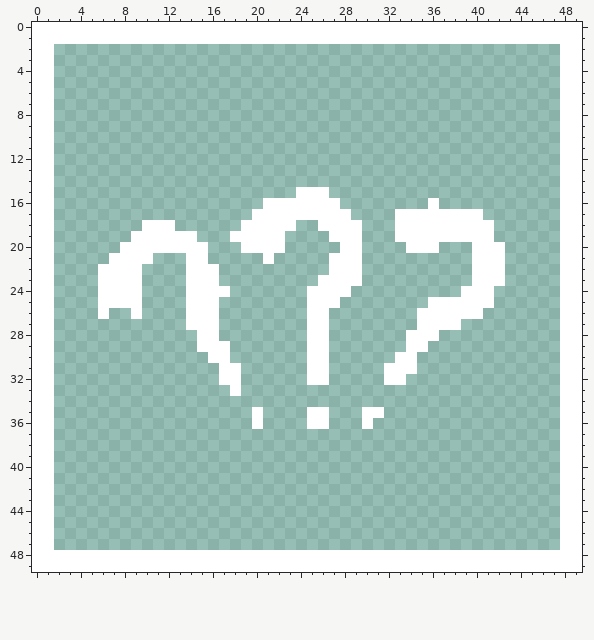
Two states of a pixel-art file, deltaworld/assets/textures/achievement_not_bug_feature.aseprite. Above: the version before the commit.
50x50 pixels, 1 frame.
Now the later version:
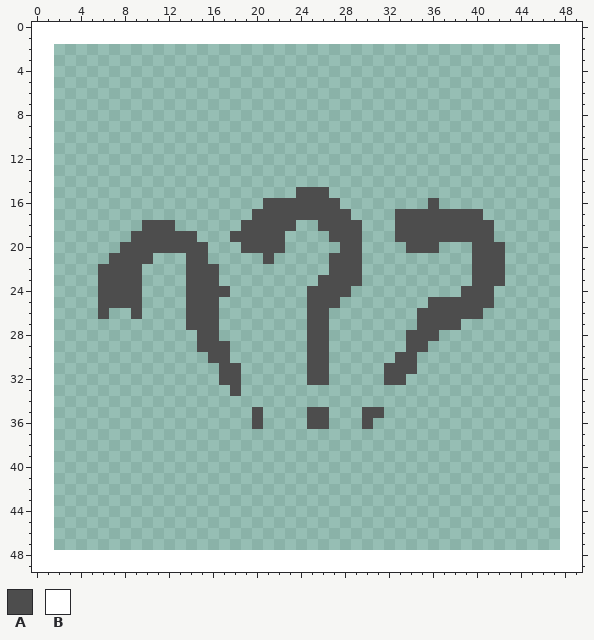
Palette (. is transparent): A #4d4d4d  B #ffffff
The author wrote: Improved achievement menu alignment, darkened achievement textures when locked
Edits made:
Colour B gives way to colour A in row 15 at x 24 to 26; in row 16 at x 21 to 27 and 36; in row 17 at x 20 to 28 and 33 to 40; in row 18 at x 10 to 12, 19 to 23, 26 to 29 and 33 to 41; in row 19 at x 9 to 14, 18 to 22, 27 to 29 and 33 to 41; in row 20 at x 8 to 15, 19 to 22, 28 to 29, 34 to 36 and 40 to 42.
Colour B gives way to colour A in row 21 at x 7 to 10, 14 to 15, 21, 27 to 29 and 40 to 42; in row 22 at x 6 to 9, 14 to 16, 27 to 29 and 40 to 42; in row 23 at x 6 to 9, 14 to 16, 26 to 29 and 40 to 42; in row 24 at x 6 to 9, 14 to 17, 25 to 28 and 39 to 41; in row 25 at x 6 to 9, 14 to 16, 25 to 27 and 36 to 41; in row 26 at x 6, 9, 14 to 16, 25 to 26 and 35 to 40.
Colour B gives way to colour A in row 27 at x 14 to 16, 25 to 26 and 35 to 38; in row 28 at x 15 to 16, 25 to 26 and 34 to 36; in row 29 at x 15 to 17, 25 to 26 and 34 to 35; in row 30 at x 16 to 17, 25 to 26 and 33 to 34; in row 31 at x 17 to 18, 25 to 26 and 32 to 34; in row 32 at x 17 to 18, 25 to 26 and 32 to 33.
Colour B gives way to colour A in row 33 at x 18; in row 35 at x 20, 25 to 26 and 30 to 31; in row 36 at x 20, 25 to 26 and 30.
Changed places in both pictures, as pixel boxes (x1, y1, x2, y2):
changed: (98, 187, 362, 429)
changed: (362, 198, 505, 429)
